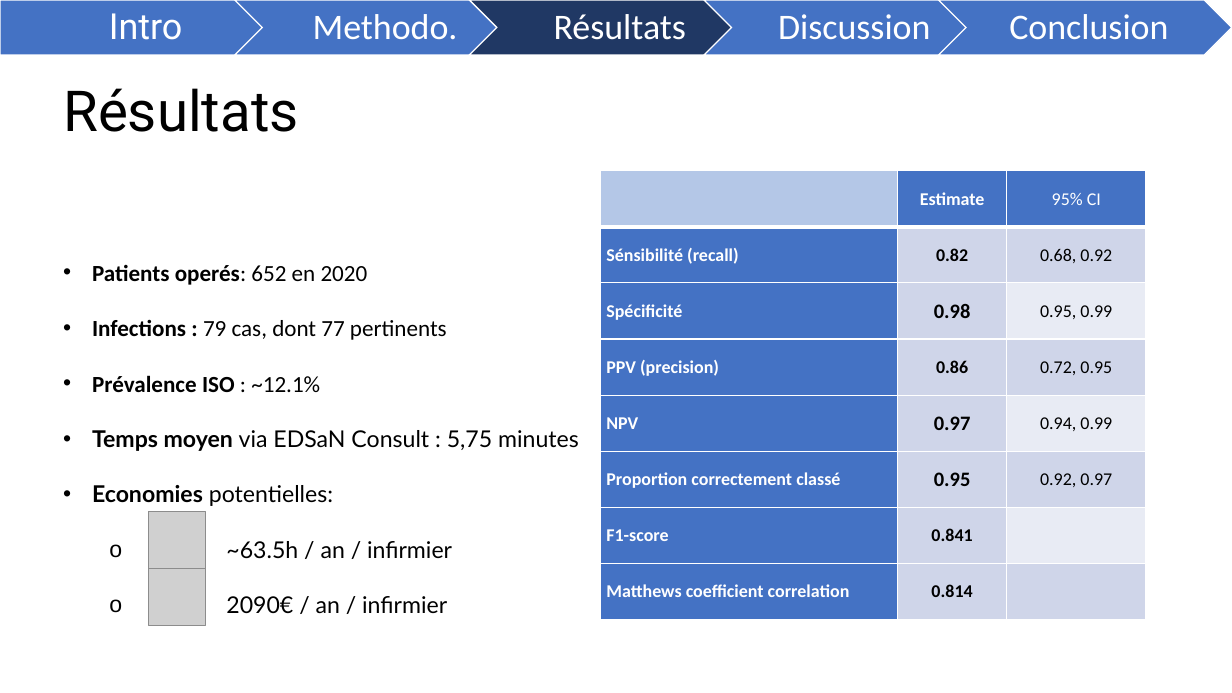
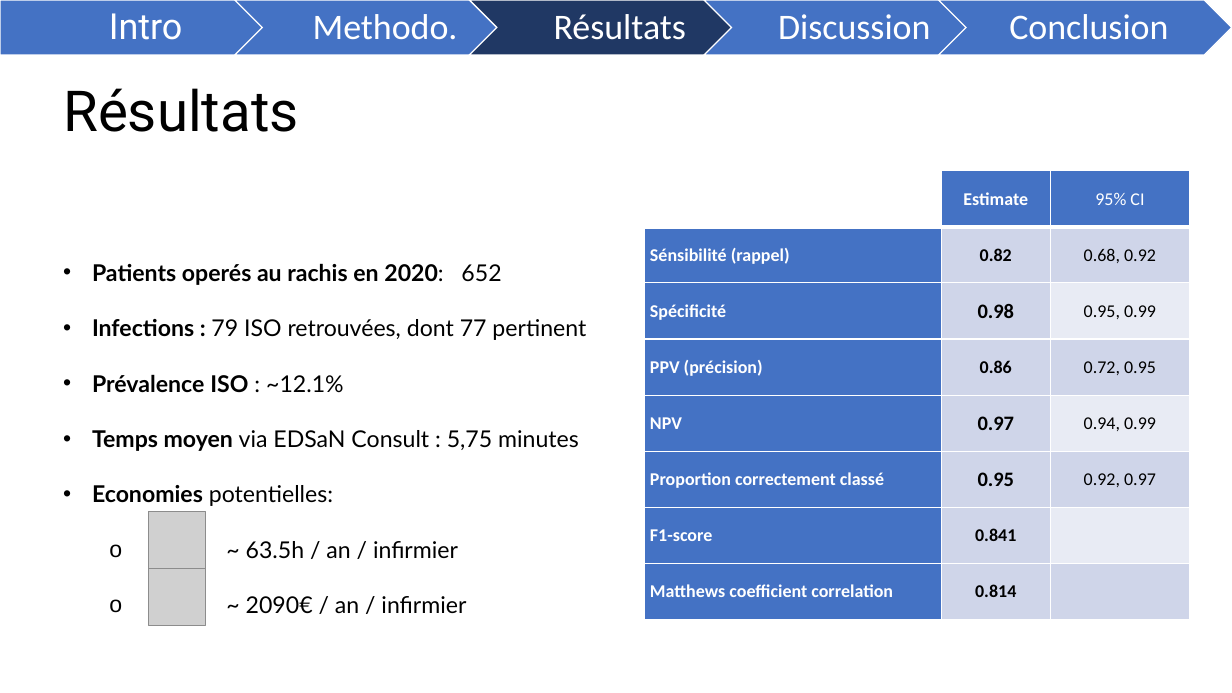
Before and after one commit to FrancescoMonti-source/theses_internes, a slide deck: slide 8 of memoire/reports/DÉTECTION SEMI-AUTOMATISÉE DES INFECTIONS POST-OPÉRATOIRES.pptx. Drawn at 1232x693 pixels with LibreOffice and Linux fonts; fonts in the diff are those of the drawing; grey boxes stand for pictures. Boxes give left, top, right and bottom in pixels: in the first picture for what was removed or moved away, otherwise in the second. Text is boxed around its words. In the diff, an @@ line names an element or a change of style, - is before the commit and + after.

```diff
--- a/memoire/reports/DÉTECTION SEMI-AUTOMATISÉE DES INFECTIONS POST-OPÉRATOIRES.pptx
+++ b/memoire/reports/DÉTECTION SEMI-AUTOMATISÉE DES INFECTIONS POST-OPÉRATOIRES.pptx
@@ table at (x1=644, y1=171, x2=1189, y2=619) @@
-row 2, column 1: Sénsibilité (recall)
+row 2, column 1: Sénsibilité (rappel)
-row 4, column 1: PPV (precision)
+row 4, column 1: PPV (précision)
@@ fill #B4C7E7 to #FFFFFF in row 1, column 1 @@
@@ table moved from (x1=601, y1=171, x2=1146, y2=619) to (x1=644, y1=171, x2=1189, y2=619) @@
@@ text at (x1=92, y1=263, x2=586, y2=340): text changed; font Calibri to Lato; bold on @@
-• Patients operés: 652 en 2020
-• Infections : 79 cas, dont 77 pertinents
+• Patients operés au rachis en 2020: 652
+• Infections : 79 ISO retrouvées, dont 77 pertinent
@@ text at (x1=92, y1=374, x2=344, y2=393): font Calibri to Lato in "Prévalence ISO : ~12.1%" @@
@@ text at (x1=246, y1=541, x2=466, y2=613): text changed @@
-  o ~63.5h / an / infirmier
-  o 2090€ / an / infirmier
+  o ~ 63.5h / an / infirmier
+  o ~ 2090€ / an / infirmier
```
Also in this commit, not shown: 7 other slides changed, 1 slide added, 1 slide removed.
